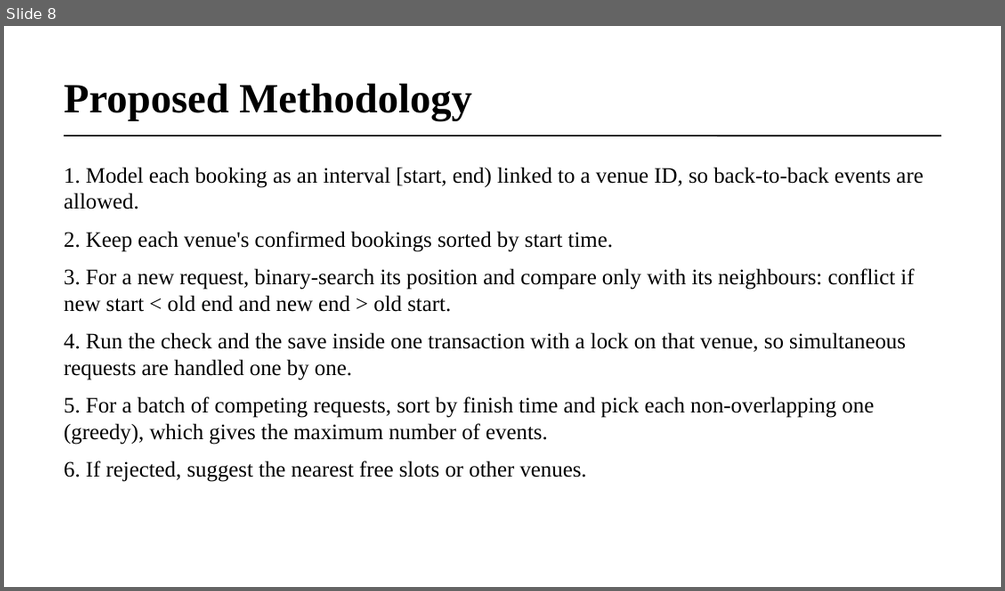
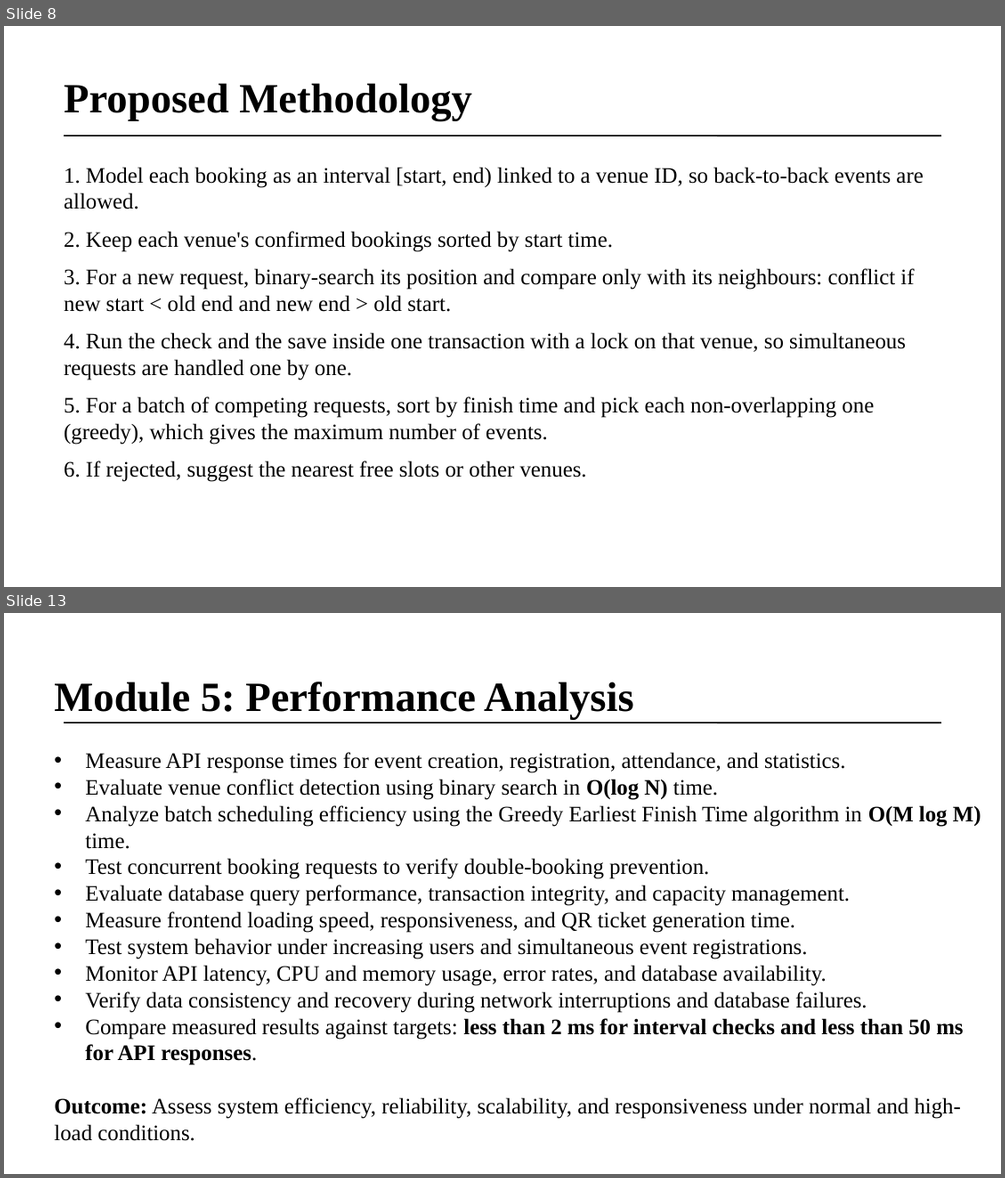
Before and after one commit to MITHUNtech11/CSA1021-SOFTWARE-ENGINEERING-, a slide deck: Capstone/Venue_Double_Booking_Interval_Scheduling.pptx. Shown one above the other, each under a label of ours: slide 8 before the commit, slides 8 and 13 after it; the slides between them are not shown. The pictures are 1005x591 and 1005x1178 pixels, drawn with LibreOffice and Linux fonts; fonts in the diff are those of the drawing. Boxes give left, top, right and bottom in pixels: in the first picture for what was removed or moved away, otherwise in the second. Text is boxed around its words. In the diff, an @@ line names an element or a change of style, - is before the commit and + after.

```diff
--- a/Capstone/Venue_Double_Booking_Interval_Scheduling.pptx
+++ b/Capstone/Venue_Double_Booking_Interval_Scheduling.pptx
@@ slide 13 added at [4,613,1001,1174], background #FFFFFF @@
@@ text added at [54,682,981,1141], 16 pt, text #000000 @@
+Module 5: Performance Analysis
+• Measure API response times for event creation, registration, attendance, and statistics.
+• Evaluate venue conflict detection using binary search in O(log N) time.
+• Analyze batch scheduling efficiency using the Greedy Earliest Finish Time algorithm in O(M log M) time.
+• Test concurrent booking requests to verify double-booking prevention.
+• Evaluate database query performance, transaction integrity, and capacity management.
+• Measure frontend loading speed, responsiveness, and QR ticket generation time.
+• Test system behavior under increasing users and simultaneous event registrations.
+• Monitor API latency, CPU and memory usage, error rates, and database availability.
+• Verify data consistency and recovery during network interruptions and database failures.
+• Compare measured results against targets: less than 2 ms for interval checks and less than 50 ms for API responses.
+Outcome: Assess system efficiency, reliability, scalability, and responsiveness under normal and high-load conditions.
@@ line added from (64, 722) to (941, 722), #000000 1 pt @@
```
Also in this commit, not shown: 2 slides changed, 3 other slides added, 4 slides removed, 5 other files.
